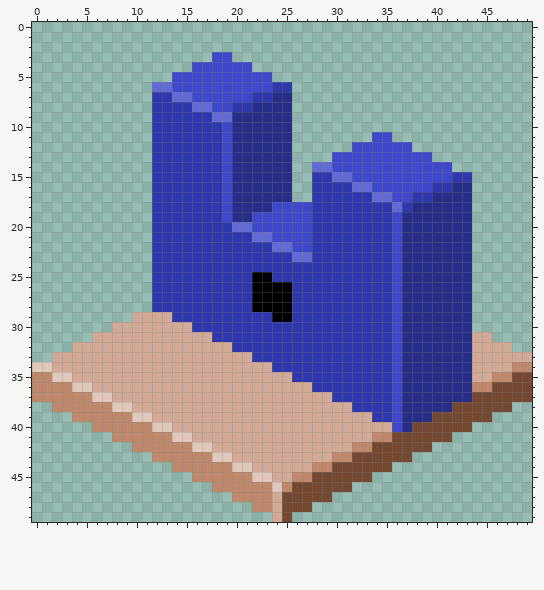
Pixel-art sprite: images/track_bluedoor.png. That is the earlier state.
The file is 50x50 pixels.
The result:
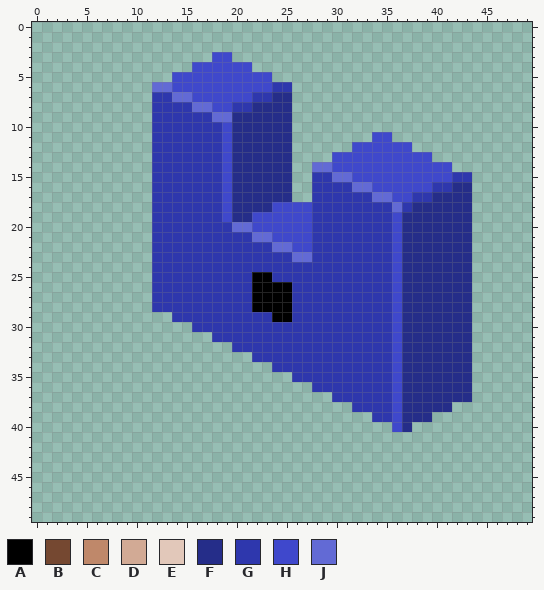
Palette (. is transparent): A #000000  B #754831  C #bf886a  D #d2aa95  E #e2c8ba  F #252d89  G #2e37ad  H #3f48cc  J #626ad5
Edits made:
Changed rows in their new state; - is an unchanged pixel.
first column x 0:
29 ----------....------------------------------------
30 --------........----------------------------------
31 ------............--------------------------..----
32 ----................------------------------....--
33 --....................----------------------......
34 ........................--------------------......
35 ..........................------------------......
36 ............................----------------......
37 ..............................--------------......
38 --..............................----------......--
39 ----..............................------......----
40 ------..............................--......------
41 --------..................................--------
42 ----------..............................----------
43 ------------..........................------------
44 --------------......................--------------
45 ----------------..................----------------
46 ------------------..............------------------
47 --------------------..........--------------------
48 ----------------------......----------------------
49 ------------------------..------------------------
Pixel boxes of the changes (left, top, right, bottom) in both pictures:
erased: (32, 312, 532, 522)
